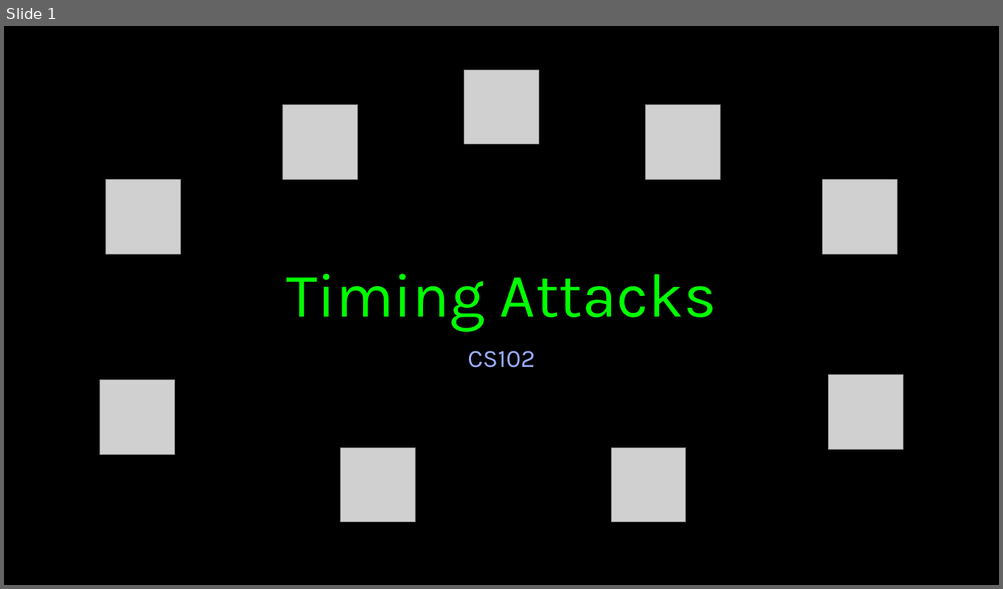
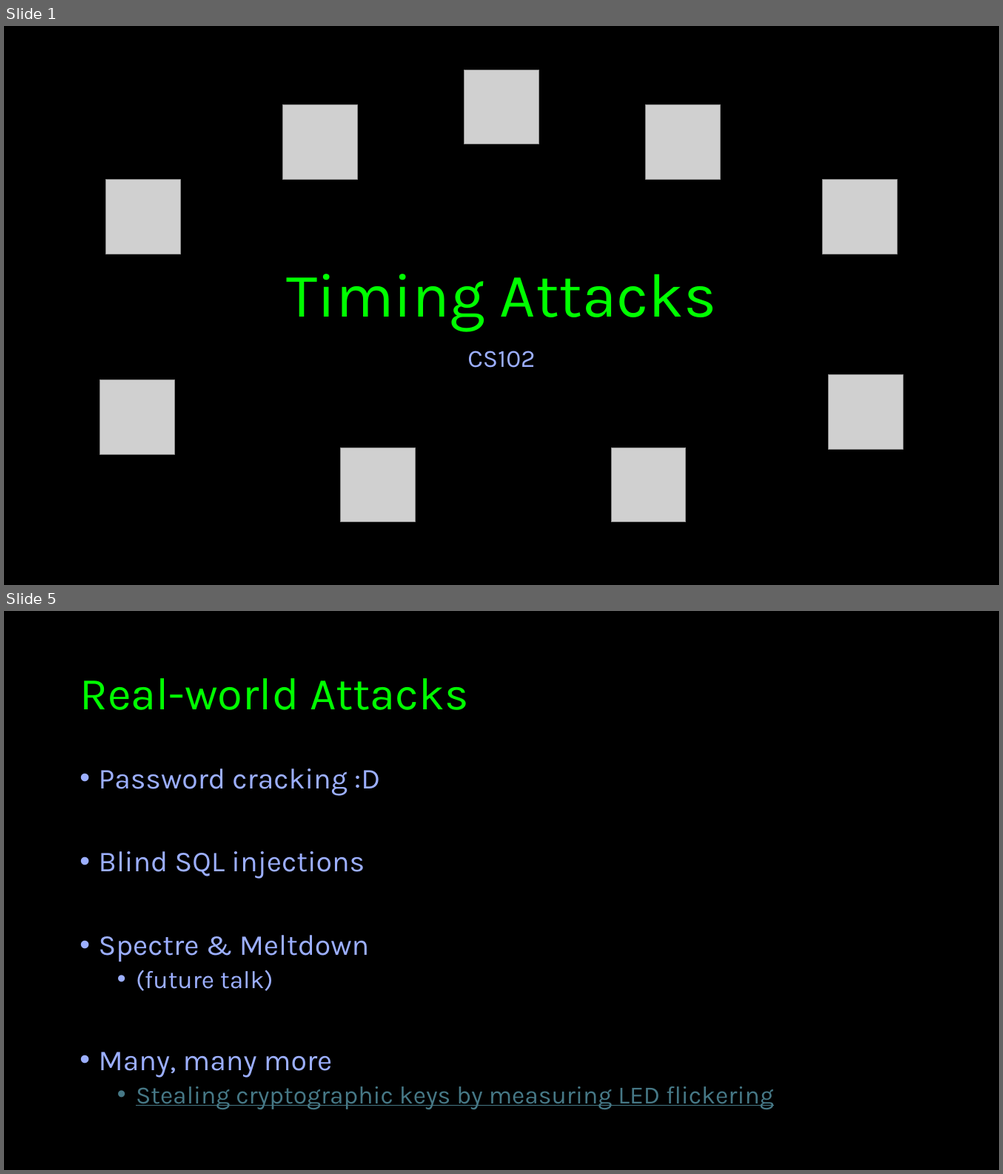
Before and after one commit to imperialcybersoc/cs102-timing_attacks, a slide deck: cs102-timing_attacks.pptx. Shown one above the other, each under a label of ours: slide 1 before the commit, slides 1 and 5 after it; the slides between them are not shown. The pictures are 1003x589 and 1003x1174 pixels, drawn with LibreOffice and Linux fonts; fonts in the diff are those of the drawing; grey boxes stand for pictures; background and template pictures are left out. Boxes give left, top, right and bottom in pixels: in the first picture for what was removed or moved away, otherwise in the second. Text is boxed around its words. In the diff, an @@ line names an element or a change of style, - is before the commit and + after.

```diff
--- a/cs102-timing_attacks.pptx
+++ b/cs102-timing_attacks.pptx
@@ slide 5 added at <box>4,611,999,1170</box>, background #000000 @@
@@ title added at <box>79,678,468,710</box>, 44 pt, text #00FF00 @@
+Real-world Attacks
@@ text added at <box>99,769,774,1110</box>, 28 pt, text #9CAFFF @@
+• Password cracking :D
+• Blind SQL injections
+• Spectre & Meltdown
+  • (future talk)
+• Many, many more
+  • Stealing cryptographic keys by measuring LED flickering
```
Also in this commit, not shown: 21 other slides added, 2 slides removed.
